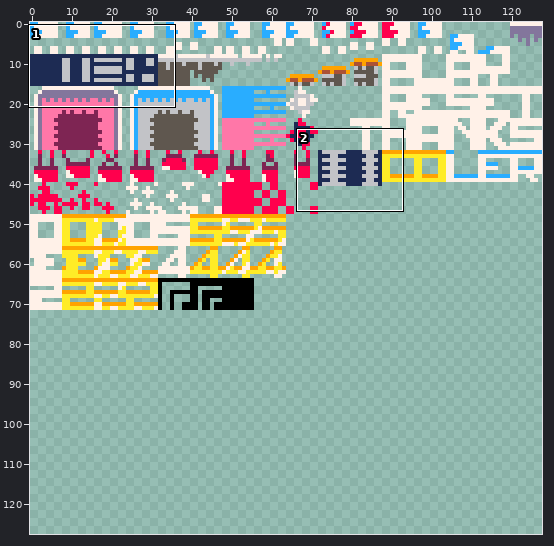
A sprite sheet gets an edit: assets/js2020/sprites.png. The first picture is a wide view before the edit; the outline marks the close-up.
Close-up. Earlier state:
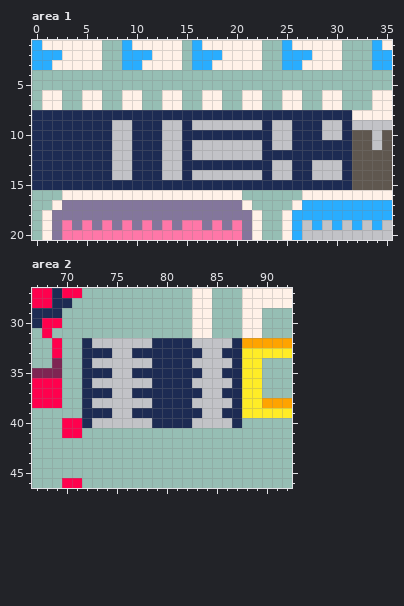
The file is 128x128 pixels. Shown: area 1: x 0..35, y 1..20; area 2: x 67..92, y 27..46. The commit also changed other parts of the picture, which this record leaves out.
The same view after the edit:
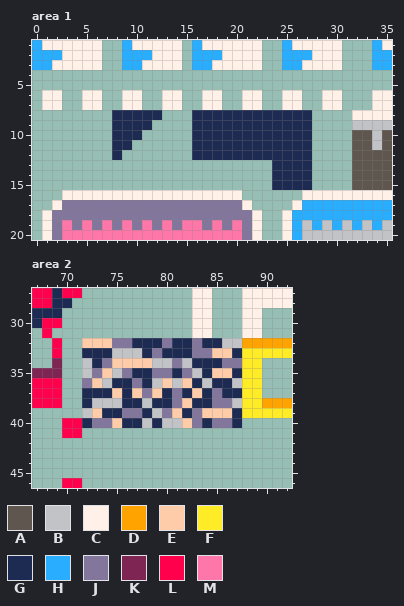
Palette (. is transparent): A #5f574f  B #c2c3c7  C #fff1e8  D #ffa300  E #ffccaa  F #ffec27  G #1d2b53  H #29adff  J #83769c  K #7e2553  L #ff004d  M #ff77a8
Change:
--- area 1
@@ x 0..35 @@
  7 .CC..CC..CC..CC..CC..CC..CC..CC...CC
- 8 GGGGGGGGGGGGGGGGGGGGGGGGGGGGGGGGCCCC
- 9 GGGGGGGGBBGGGBBGBBBBBBBGBBGGGBBGBBBB
-10 GGGGGGGGBBGGGBBGGGGGGGGGBBGGGBBGAABA
-11 GGGGGGGGBBGGGBBGBBBBBBBGBBGGGGGGAABA
-12 GGGGGGGGBBGGGBBGBBBBBBBGGGGGGGGGAAAA
-13 GGGGGGGGBBGGGBBGGGGGGGGGBBGGBBBGAAAA
-14 GGGGGGGGBBGGGBBGBBBBBBBGBBGGBBBGAAAA
-15 GGGGGGGGGGGGGGGGGGGGGGGGGGGGGGGGAAAA
+ 8 ........GGGGG...GGGGGGGGGGGG....CCCC
+ 9 ........GGGG....GGGGGGGGGGGG....BBBB
+10 ........GGG.....GGGGGGGGGGGG....AABA
+11 ........GG......GGGGGGGGGGGG....AABA
+12 ........G.......GGGGGGGGGGGG....AAAA
+13 ........................GGGG....AAAA
+14 ........................GGGG....AAAA
+15 ........................GGGG....AAAA
 16 ...CCCCCCCCCCCCCCCCCC......CCCCCCCCC
--- area 2
@@ x 67..92 @@
 31 .L..............CC...CC...
-32 ..L..GBBBBBBGGGGBBBBGDDDDD
-33 ..L..GGGBBGGGGGGGBBGGFFFFF
-34 ..K..GBBBBBBGGGGBBBBGFF...
-35 KKK..GGGBBGGGGGGGBBGGFF...
-36 LLL..GBBBBBBGGGGBBBBGFF...
-37 LLL..GGGBBGGGGGGGBBGGFF...
-38 LLL..GBBBBBBGGGGBBBBGFFDDD
-39 .....GGGBBGGGGGGGBBGGFFFFF
-40 ...LLGBBBBBBGGGGBBBBG.....
+32 ..L..EEEJJGGGJGGJGGBBDDDDD
+33 ..L..GGGBBBGJGGGJJEEGFFFFF
+34 ..K..BGJEEEEBBJBGGGJJFF...
+35 KKK..BJEBJGGJJGJBGEEGFF...
+36 LLL..JEBGGJGBEBEGBGGBFF...
+37 LLL..GGGEGEJEGJGEGJGGFF...
+38 LLL..GBBBGGBGGJEGGJJBFFDDD
+39 .....BEGGJJGBJEGJEEEGFFFFF
+40 ...LLGJJEGGBGBBEJGJJG.....
 41 ...LL.....................
